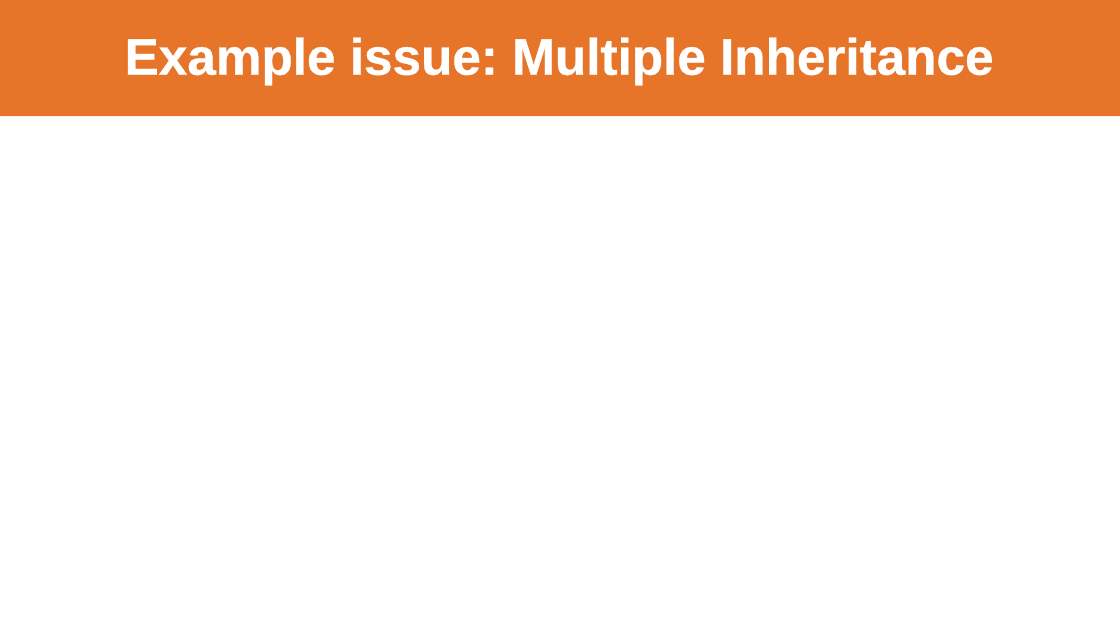
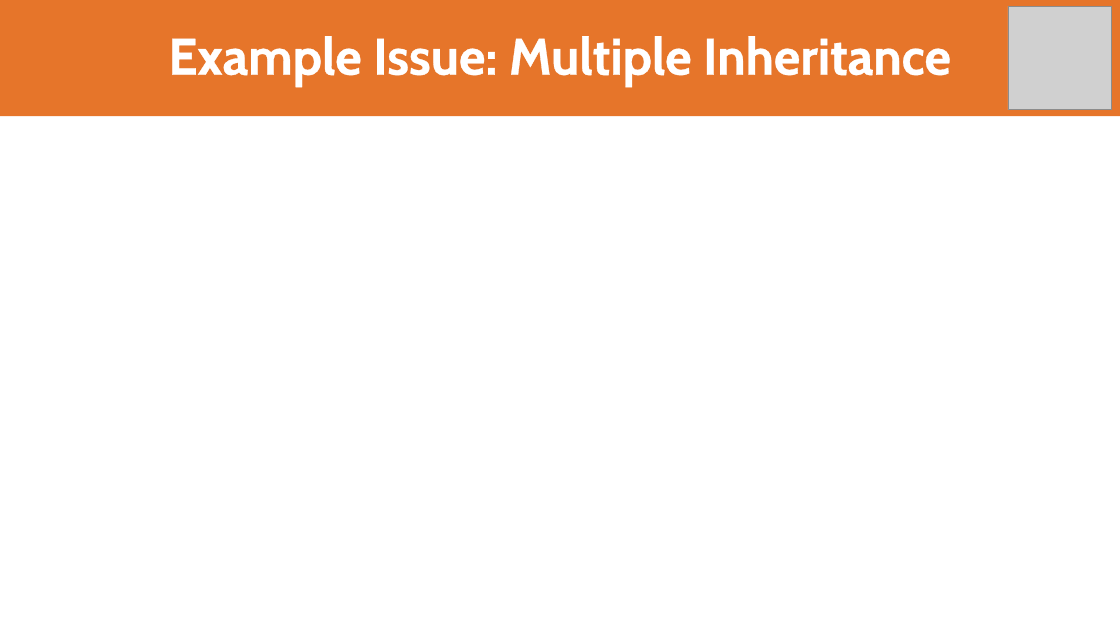
Before and after one commit to LionWeb-io/specification, a slide deck: slide 31 of resources/LangDev 2024 Talk.pptx. Drawn at 1120x630 pixels with LibreOffice and Linux fonts; fonts in the diff are those of the drawing; grey boxes stand for pictures; background and template pictures are left out. Boxes give left, top, right and bottom in pixels: in the first picture for what was removed or moved away, otherwise in the second. Text is boxed around its words. In the diff, an @@ line names an element or a change of style, - is before the commit and + after.

```diff
--- a/resources/LangDev 2024 Talk.pptx
+++ b/resources/LangDev 2024 Talk.pptx
@@ picture added at [1008,6,1112,109] @@
@@ title at [168,36,951,85]: text changed; font Arial to Cabin @@
-Example issue: Multiple Inheritance
+Example Issue: Multiple Inheritance
```
Also in this commit, not shown: 31 other slides changed.
